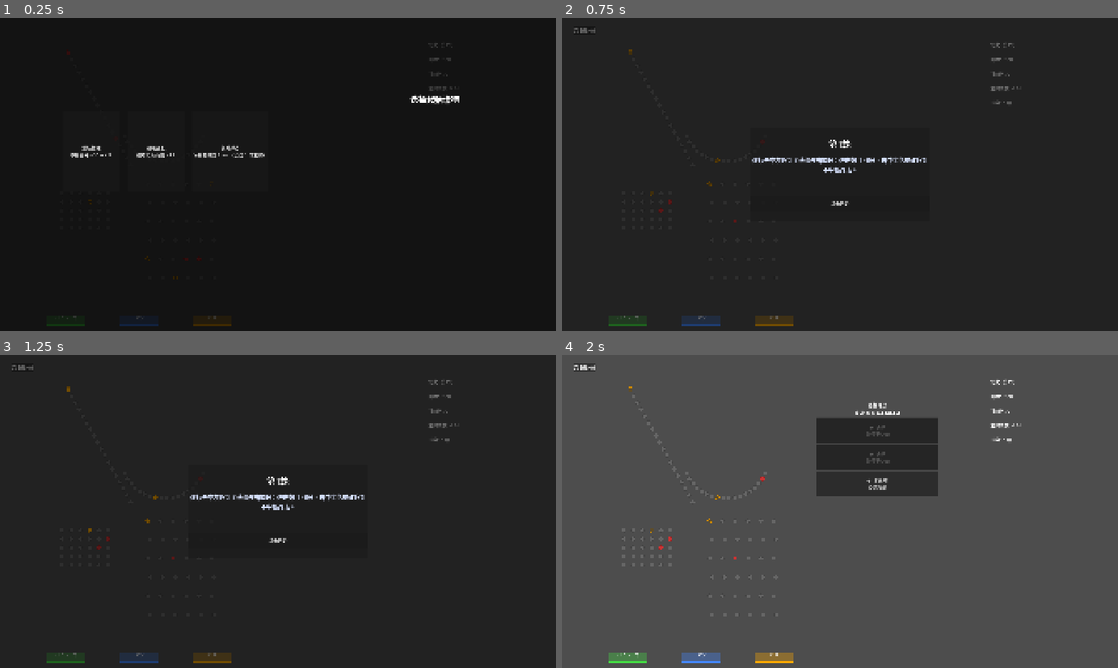
Above: before the commit, frames 1-4 (two rows, left to right).
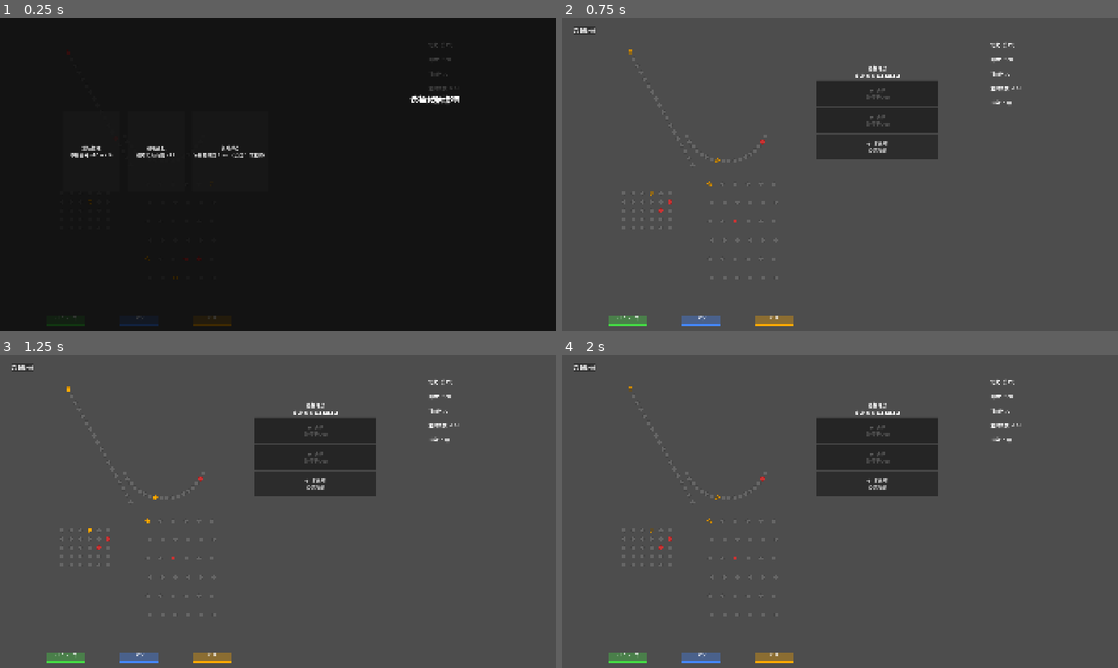
Above: after the commit, the same moments.

Repository: ever4Kenny/orb-foundry
Game: Godot game, scene res://scenes/main.tscn
Two runs of this game, one before a commit and one after it. Both use one fixed random seed, a clock stepped at 60 frames per second and the inputs below.
Inputs (mouse positions are in pixels of both pictures, inside the frame that each line leads up to):
- Up to frame 1 (0.25 s): no input
- Up to frame 2 (0.75 s): click (650, 152) at 0.5 s, where only the run before the commit has a clickable "重锤校准 中槽得分 +10 → +25"
- Up to frame 3 (1.25 s): no input
- Up to frame 4 (2 s): click (840, 539) at 1.25 s, where only the run before the commit has a clickable "点击开始"

The runs differ from the first frame. In frame 1, less than 0.1% of the frame differs, in the area x 16-21%, y 43-45%; in frame 2, 95%, in the area x 0-100%, y 0-100%; in frame 3, 95%; in frame 4, nothing differs.

Commit message:
fix: R5 score override to 80, skip round_entry, reward desc, relic reset on restart

Diff:
--- a/resources/relic_config.json
+++ b/resources/relic_config.json
@@ -32,10 +32,10 @@
     {
       "id": "R5",
       "name": "重锤校准",
-      "desc": "中槽得分 +10 → +25",
+      "desc": "中槽得分 +50 → +80",
       "trigger": "onSlotScore",
       "tag_filter": ["center"],
-      "effect": {"type": "score_override", "value": 25}
+      "effect": {"type": "score_override", "value": 80}
     },
     {
       "id": "R6",
--- a/scripts/relic_manager.gd
+++ b/scripts/relic_manager.gd
@@ -62,7 +62,7 @@
 	for relic in active_relics:
 		var effect: Dictionary = relic.get("effect", {})
 		if str(effect.get("type", "")) == "score_override":
-			return base + int(effect.get("value", 0))
+			return int(effect.get("value", 0))
 	return base
 
 func _dispatch(trigger_name: String, payload: Dictionary) -> void:
--- a/scripts/round_manager.gd
+++ b/scripts/round_manager.gd
@@ -37,6 +37,7 @@
 	upgrade_chosen = null
 	ScoreManager.reset()
 	BallBag.reset()
+	RelicManager.reset()
 	_load_config()
 	state = GameState.RELIC_SELECT
 
@@ -51,7 +52,7 @@
 	current_round = ri
 	var rd = _rounds_data[ri]
 	shots_left = rd.get("ball_count", 4)
-	state = GameState.ROUND_ENTRY
+	state = GameState.BALL_SELECT
 	# Dispatch onRoundStart first (fills pending effects list);
 	# main.gd's _on_round_started handler will apply them after board is rebuilt.
 	RelicManager._dispatch("onRoundStart", {"round_index": ri, "round_data": rd})
--- a/scripts/ui/reward_select.gd
+++ b/scripts/ui/reward_select.gd
@@ -50,7 +50,7 @@
 	add_child(panel)
 
 	var title := Label.new()
-	title.text = "选择奖励弹珠"
+	title.text = "扩充球袋 — 选一颗加入球袋"
 	title.horizontal_alignment = HORIZONTAL_ALIGNMENT_CENTER
 	panel.add_child(title)
 
Not shown, added: scripts/relic_manager.gd.uid
Not shown, added: scripts/ui/start_relic_select.gd.uid
Not shown, added: CLAUDE_TASK.md
Not shown, added: CLAUDE_TASK_T2.md
Not shown, added: CLAUDE_TASK_T4.md
